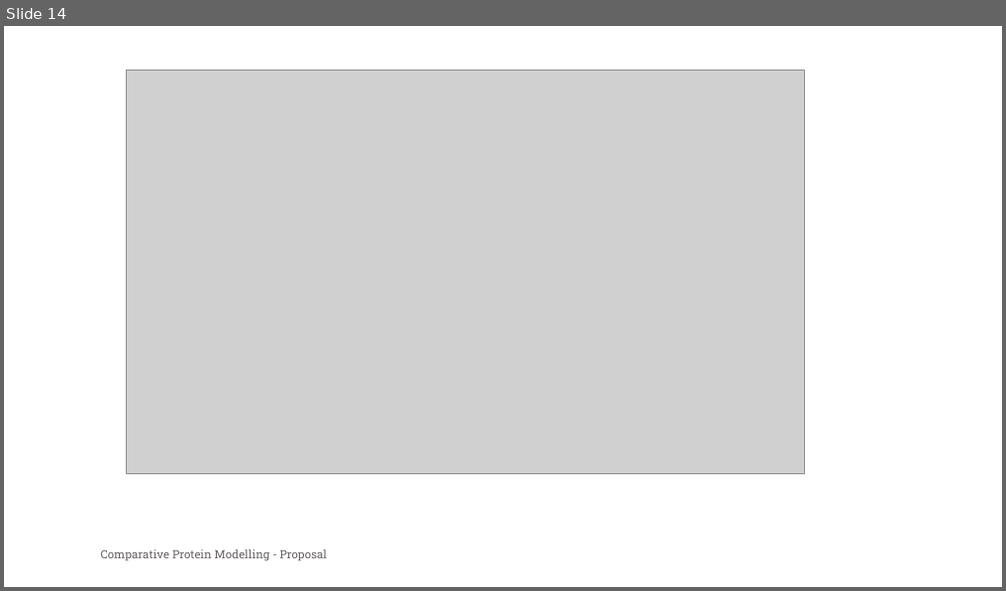
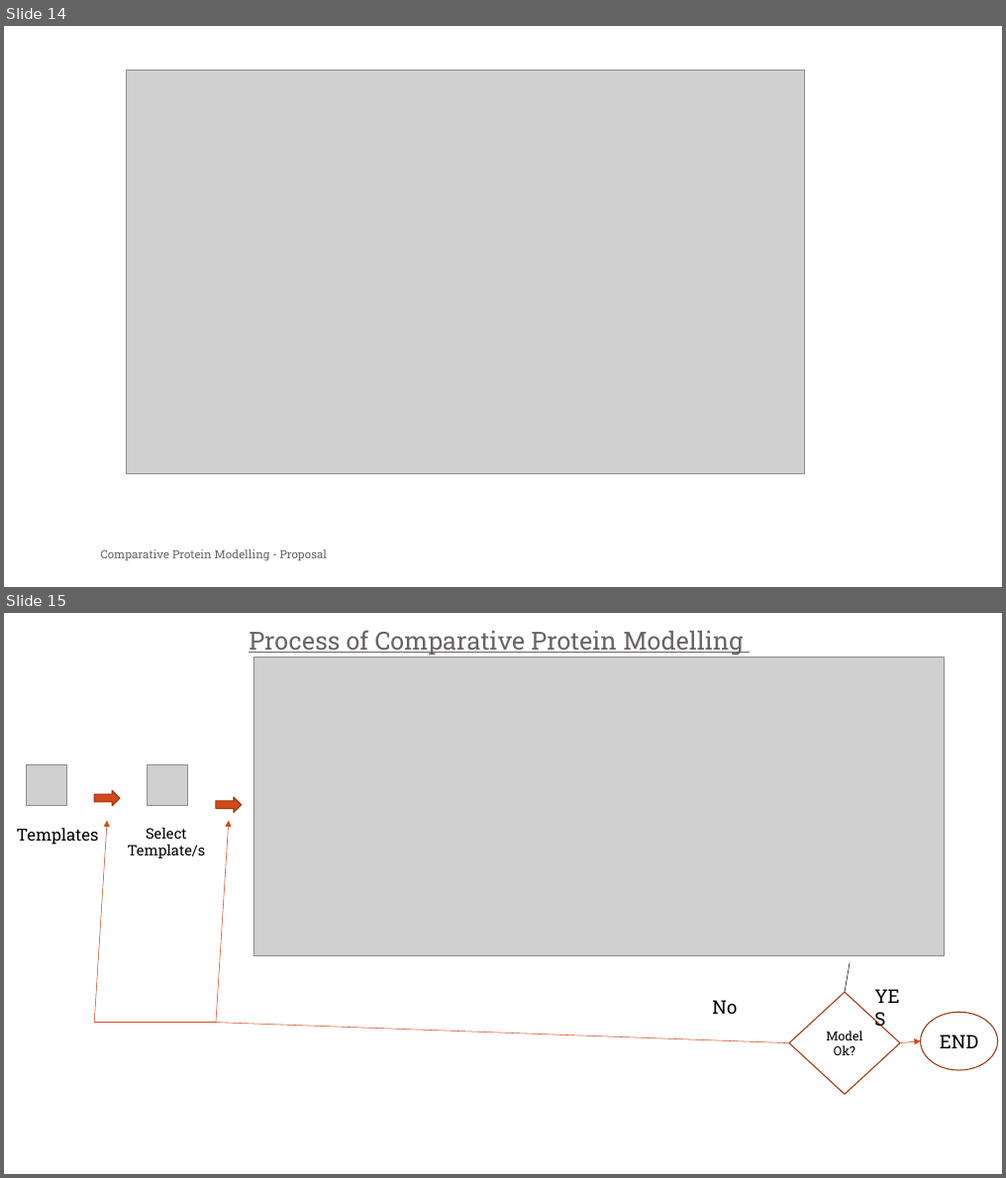
Before and after one commit to SaiManikanta23/Comparative-Protein-Modelling, a slide deck: BioInfo_Sai.pptx. Shown one above the other, each under a label of ours: slide 14 before the commit, slides 14 and 15 after it. The pictures are 1006x591 and 1006x1178 pixels, drawn with LibreOffice and Linux fonts; fonts in the diff are those of the drawing; grey boxes stand for pictures; background and template pictures are left out. Boxes give left, top, right and bottom in pixels: in the first picture for what was removed or moved away, otherwise in the second. Text is boxed around its words. In the diff, an @@ line names an element or a change of style, - is before the commit and + after.

```diff
--- a/BioInfo_Sai.pptx
+++ b/BioInfo_Sai.pptx
@@ slide 15 added at (4,613,1002,1174), background #FFFFFF; not listed: 1 template element that a slide beside it also shows @@
@@ text added at (249,630,743,656), 24 pt, text #696464, underline @@
+Process of Comparative Protein Modelling
@@ picture added at (253,657,944,956) @@
@@ picture added at (27,765,67,806) @@
@@ right arrow added at (94,790,120,806), fill #D34817, outline #9C3511 1 pt @@
@@ picture added at (147,765,187,806) @@
@@ arrow added from (94, 1023) to (107, 820), #D34817 0.5 pt @@
@@ right arrow added at (216,797,242,813), fill #D34817, outline #9C3511 1 pt @@
@@ arrow added from (216, 1023) to (229, 820), #D34817 0.5 pt @@
@@ text added at (17,828,99,845), 16 pt, text #000000 @@
+Templates
@@ text added at (128,827,206,859), 14 pt, text #000000 @@
+Select
+Template/s
@@ line added from (845, 992) to (849, 962), #000000 0.5 pt @@
@@ diamond added at (789,992,900,1095), outline #9C3511 1 pt, 12 pt, text #000000 @@
+Model Ok?
@@ text added at (867,981,918,1011), 18 pt, text #000000 @@
+YES
@@ line added from (216, 1023) to (94, 1023), #D34817 0.5 pt @@
@@ line added from (789, 1044) to (216, 1023), #D34817 0.5 pt @@
@@ text added at (712,1000,737,1014), 18 pt, text #000000 @@
+No
@@ ellipse added at (921,1012,997,1070), outline #9C3511 1 pt, 18 pt, text #000000 @@
+END
@@ arrow added from (900, 1044) to (921, 1042), #D34817 0.5 pt @@
```
Also in this commit, not shown: 5 other files.
